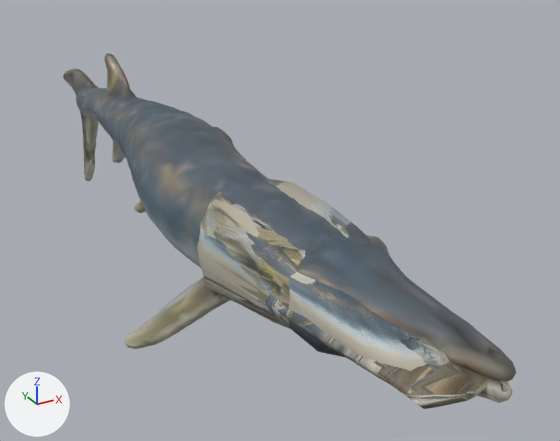
An edit to the glTF model public/assets/triassic/creatures/saurichthys.lod1.glb, drawn before and after from the same camera.
One viewpoint serves both versions: a camera (50 mm lens) standing at (-1.53, -4.0, 1.51) and looking at (0.48, -0.35, -0.32). Lighting does not change. The marker at lower left points along +X, +Y and +Z. The first picture is the older version.

The first picture shows 'Mouth lining', 'Saurichthys procedural volume twin', 'Seated jaw hinge tissue' and 1 more.
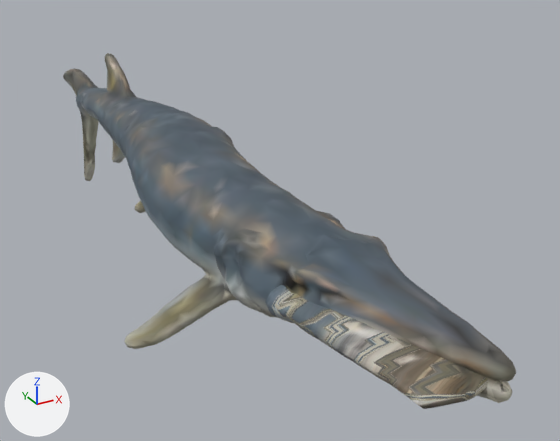
Boxes (x1, y1, x2, y2) around the edits, measured in the pictures (560 x 441 px):
'Seated jaw hinge tissue', deleted: before (197, 178, 449, 371)

The edits, one by one:
Object 'Seated jaw hinge tissue' (ob_seated_jaw_hinge_tissue) is deleted.
